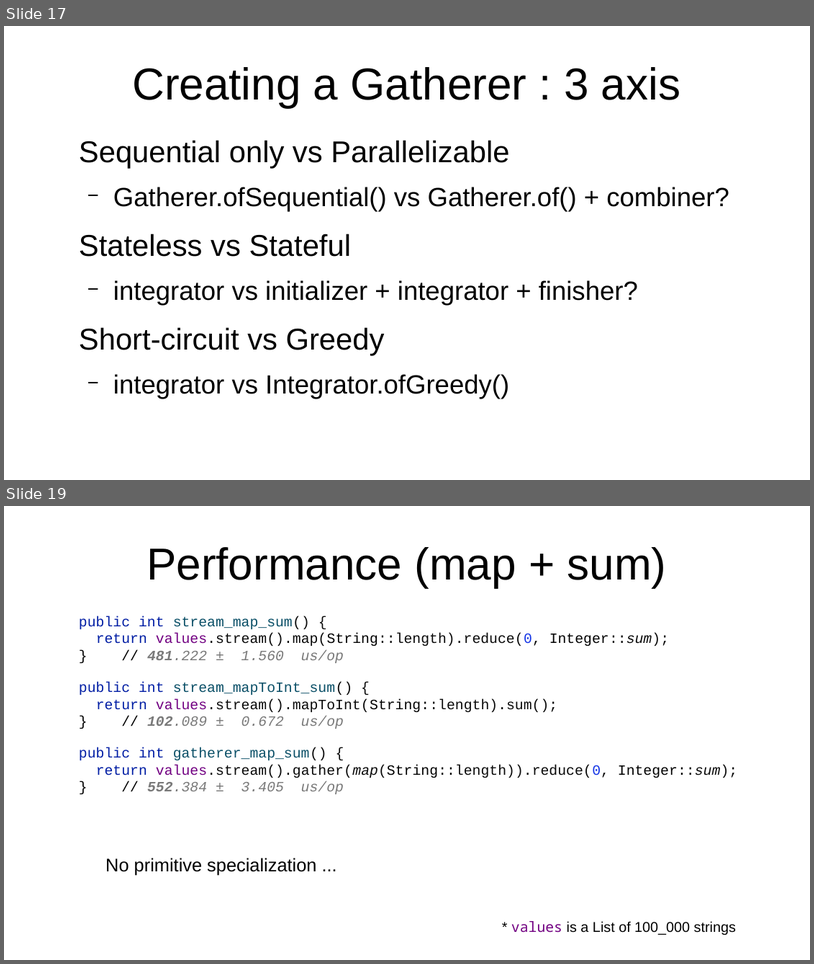
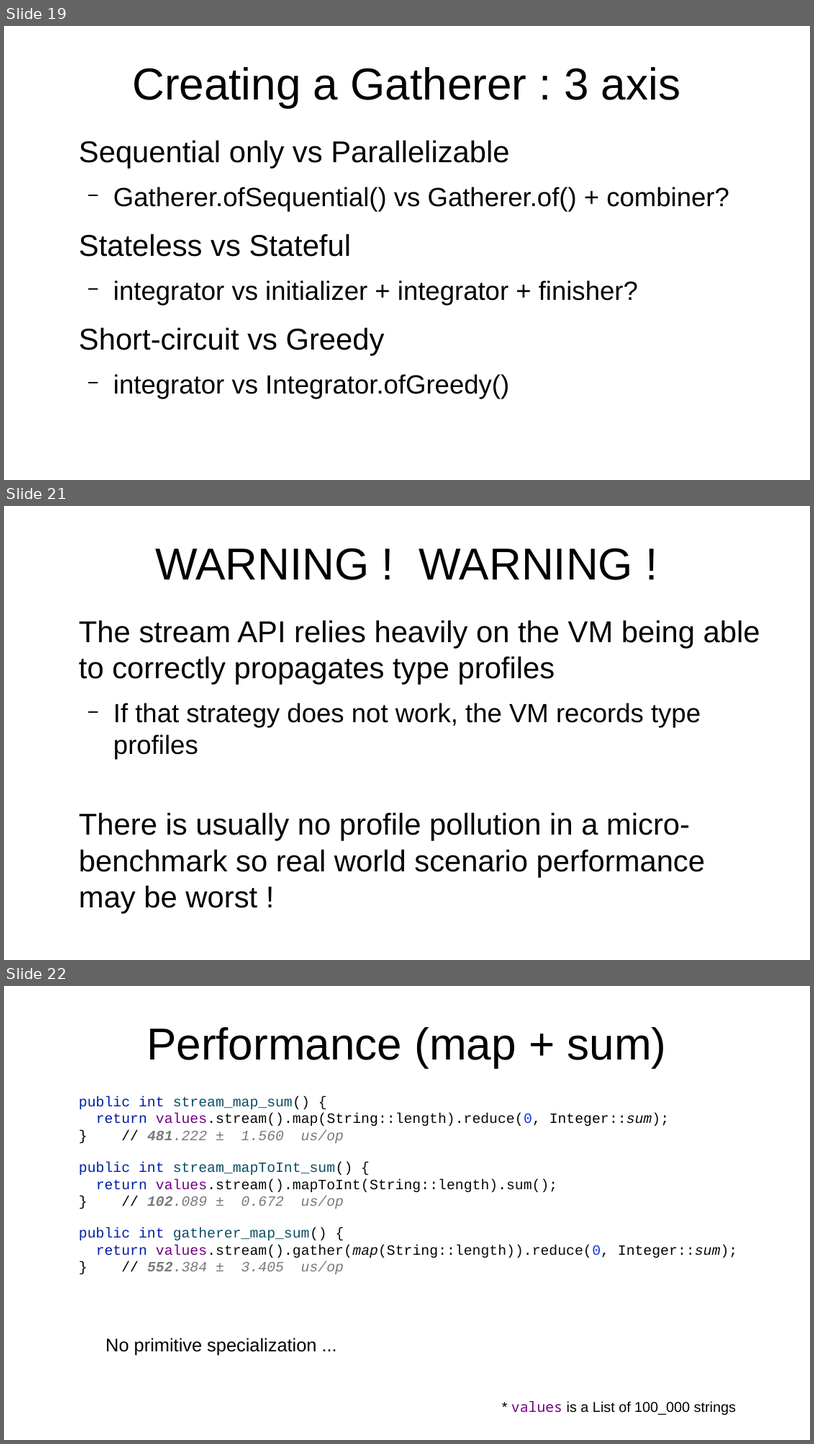
Before and after one commit to forax/we_are_all_to_gather, a slide deck: We are all to gather.odp. Shown one above the other, each under a label of ours: slides 17 and 19 before the commit, slides 19, 21 and 22 after it; the slides between them are not shown. The pictures are 814x964 and 814x1444 pixels, drawn with LibreOffice and Linux fonts; fonts in the diff are those of the drawing. Boxes give left, top, right and bottom in pixels: in the first picture for what was removed or moved away, otherwise in the second. Text is boxed around its words. In the diff, an @@ line names an element or a change of style, - is before the commit and + after.

Commit message:
add a disclaimer about performance

```diff
--- a/We are all to gather.odp
+++ b/We are all to gather.odp
@@ slide 21 added at [4, 506, 810, 960], background #FFFFFF @@
@@ title added at [155, 548, 634, 580], 44 pt, text #000000 @@
+WARNING ! WARNING !
@@ text added at [79, 620, 761, 877], 29.6 pt, text #000000 @@
+The stream API relies heavily on the VM being able to correctly propagates type profiles
+  − If that strategy does not work, the VM records type profiles
+There is usually no profile pollution in a micro-benchmark so real world scenario performance may be worst !
@@ what was slide 17 is now slide 19 @@
@@ what was slide 19 is now slide 22 @@
```
Also in this commit, not shown: 9 slides changed, 3 other slides added, 1 slide removed, 1 other file.
